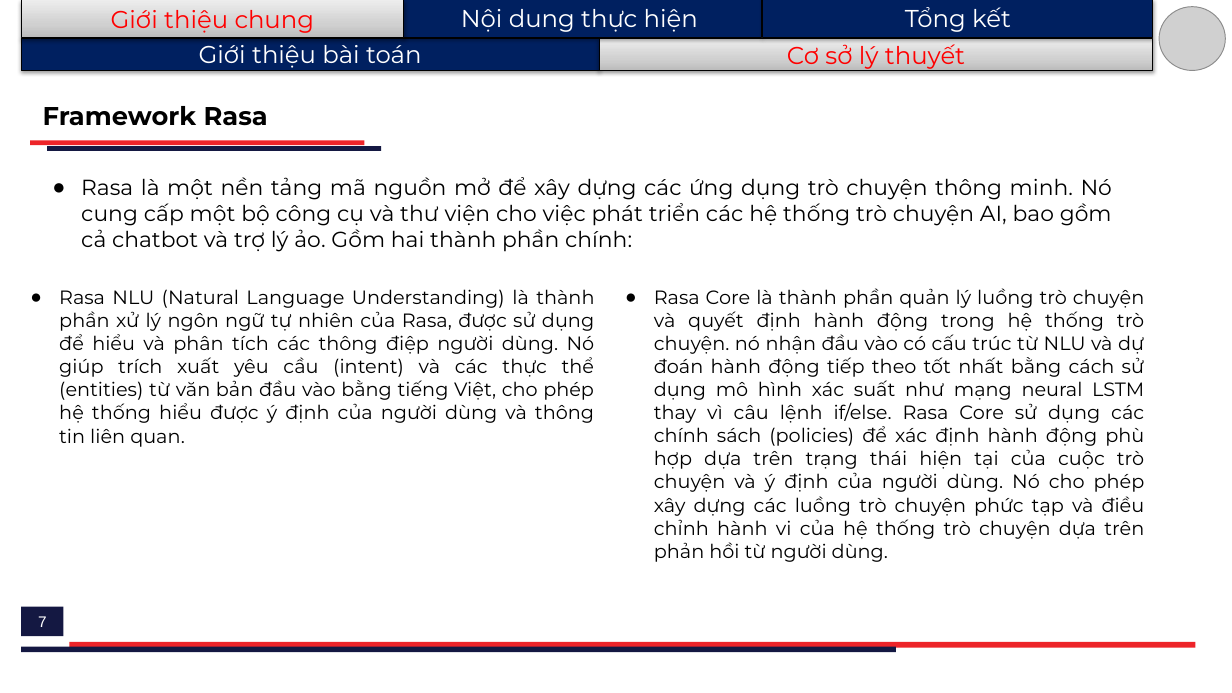
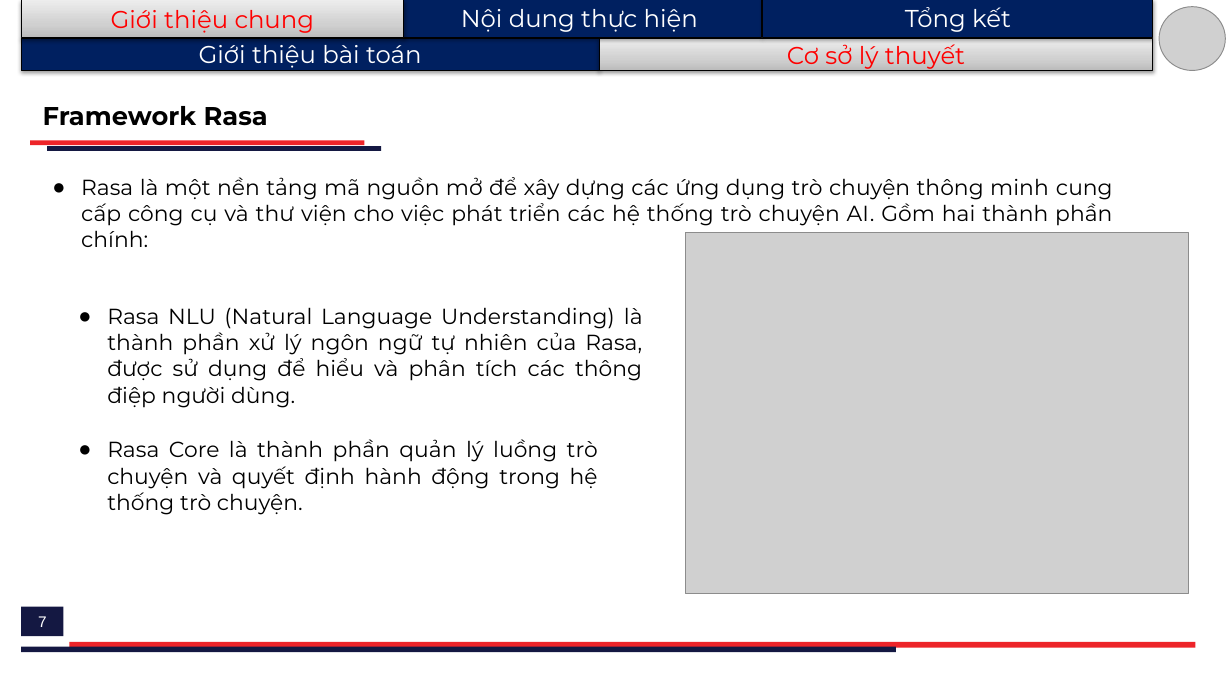
Before and after one commit to H4ll3y/Rasa-Consultant, a slide deck: slide 7 of doc/A37134_LeQuangHuy.pptx. Drawn at 1232x693 pixels with LibreOffice and Linux fonts; fonts in the diff are those of the drawing; grey boxes stand for pictures. Boxes give left, top, right and bottom in pixels: in the first picture for what was removed or moved away, otherwise in the second. Text is boxed around its words. In the diff, an @@ line names an element or a change of style, - is before the commit and + after.

```diff
--- a/doc/A37134_LeQuangHuy.pptx
+++ b/doc/A37134_LeQuangHuy.pptx
@@ text at [81, 177, 1113, 247]: text changed @@
-● Rasa là một nền tảng mã nguồn mở để xây dựng các ứng dụng trò chuyện thông minh. Nó cung cấp một bộ công cụ và thư viện cho việc phát triển các hệ thống trò chuyện AI, bao gồm cả chatbot và trợ lý ảo. Gồm hai thành phần chính:
+● Rasa là một nền tảng mã nguồn mở để xây dựng các ứng dụng trò chuyện thông minh cung cấp công cụ và thư viện cho việc phát triển các hệ thống trò chuyện AI. Gồm hai thành phần chính:
@@ picture added at [686, 233, 1189, 594] @@
@@ text at [107, 307, 643, 408]: text changed; size 15 to 17 pt @@
-● Rasa NLU (Natural Language Understanding) là thành phần xử lý ngôn ngữ tự nhiên của Rasa, được sử dụng để hiểu và phân tích các thông điệp người dùng. Nó giúp trích xuất yêu cầu (intent) và các thực thể (entities) từ văn bản đầu vào bằng tiếng Việt, cho phép hệ thống hiểu được ý định của người dùng và thông tin liên quan.
+● Rasa NLU (Natural Language Understanding) là thành phần xử lý ngôn ngữ tự nhiên của Rasa, được sử dụng để hiểu và phân tích các thông điệp người dùng.
@@ text at [107, 439, 598, 515]: text changed; size 15 to 17 pt @@
-● Rasa Core là thành phần quản lý luồng trò chuyện và quyết định hành động trong hệ thống trò chuyện. nó nhận đầu vào có cấu trúc từ NLU và dự đoán hành động tiếp theo tốt nhất bằng cách sử dụng mô hình xác suất như mạng neural LSTM thay vì câu lệnh if/else. Rasa Core sử dụng các chính sách (policies) để xác định hành động phù hợp dựa trên trạng thái hiện tại của cuộc trò chuyện và ý định của người dùng. Nó cho phép xây dựng các luồng trò chuyện phức tạp và điều chỉnh hành vi của hệ thống trò chuyện dựa trên phản hồi từ người dùng.
+● Rasa Core là thành phần quản lý luồng trò chuyện và quyết định hành động trong hệ thống trò chuyện.
```
Also in this commit, not shown: 6 other slides changed, 4 slides added, 2 other files.
